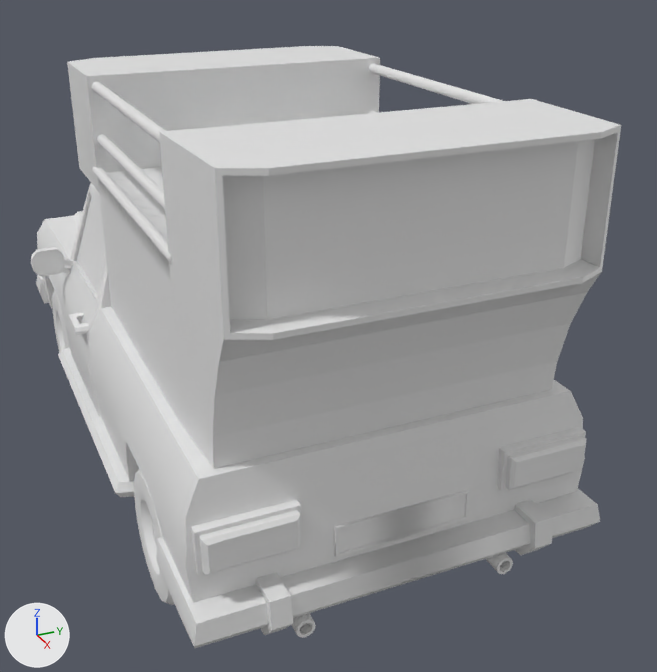
What one commit did to the FBX model O Desfile/Assets/Assets/Trio Eletrico3.fbx.
One viewpoint serves both versions: a camera (50 mm lens) standing at (13.1, -11.02, 3.51) and looking at (8.01, -8.73, 0.96). Every picture has the same lights, and +X, +Y and +Z are marked at lower left. Materials are left out; every surface is plain grey. Where no turn or scale is listed for an object, it has been applied to the vertices.

Script lines for the objects in view, before the commit:
```python
me_car_001 = bpy.data.meshes.new('Car.001')
me_car_001.from_pydata(...)  # 253 vertices, 246 faces; spans x -1.72..1.42, y -0.94..0.94, z -0.74..0.91
# faces by material slot: [234, 12]
me_car_001.materials.append(mat_base)
me_car_001.materials.append(mat_caixa_de_som)
me_car_8 = bpy.data.meshes.new('Car.8')
me_car_8.from_pydata(...)  # 2178 vertices, 2143 faces; spans x -2.21..2.77, y -1.25..1.34, z -0.87..0.84
me_car_8.materials.append(mat_car_8)
me_cylinder_003 = bpy.data.meshes.new('Cylinder.003')
me_cylinder_003.from_pydata(...)  # a 32-sided cylinder along x spanning x -0.87..0.87, y -0.03..0.03, z -0.03..0.03; a 32-sided cylinder along x spanning x -0.87..0.87, y 0.01..0.07, z 0.16..0.22; a 32-sided cylinder along x spanning x -0.87..0.87, y 0.01..0.07, z 0.46..0.53; a 32-sided cylinder along x spanning x -0.87..0.87, y 1.81..1.87, z -0.03..0.03; a 32-sided cylinder along x spanning x -0.87..0.87, y 1.78..1.84, z 0.16..0.22; a 32-sided cylinder along x spanning x -0.87..0.87, y 1.78..1.84, z 0.46..0.53
ob_car_body_001 = bpy.data.objects.new('Car body.001', me_car_001)
ob_car_body_001.location = (8.655, -9.152, 1.789)
ob_car_body_8 = bpy.data.objects.new('Car body.8', me_car_8)
ob_car_body_8.location = (7.284, -9.198, 1.156)
ob_cylinder = bpy.data.objects.new('Cylinder', me_cylinder_003)
ob_cylinder.location = (8.485, -10.074, 2.144)
# also in view: 'Car.8 left wheel.001' at (8.91, -9.96, 0.39)
```
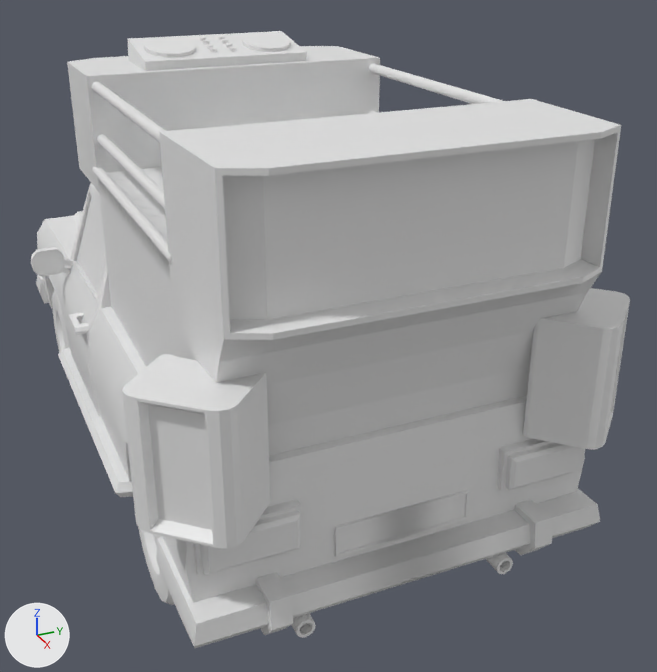
Diff of the bpy script that builds the scene:
```diff
--- a/O Desfile/Assets/Assets/Trio Eletrico3.fbx.py
+++ b/O Desfile/Assets/Assets/Trio Eletrico3.fbx.py
@@ me_cube_001 @@
+me_cube_001.from_pydata(...)  # 50 vertices, 38 faces; spans x -0.306..0.286, y -0.289..0.308, z -0.329..0.329
@@ me_cube_002 @@
+me_cube_002.from_pydata(...)  # 268 vertices, 156 faces; spans x -0.237..0.222, y -0.514..0.514, z -0.08..0.084
@@ me_cube @@
+me_cube.from_pydata(...)  # 50 vertices, 38 faces; spans x -0.306..0.286, y 1.691..2.288, z -0.329..0.329
@@ ob_caixadesom @@
+ob_caixadesom = bpy.data.objects.new('CaixadeSom', me_cube_001)
+ob_caixadesom.location = (9.811, -10.152, 1.442)
@@ ob_cube_001 @@
+ob_cube_001 = bpy.data.objects.new('Cube.001', me_cube_002)
+ob_cube_001.location = (7.397, -9.217, 2.759)
@@ ob_caixadesom_001 @@
+ob_caixadesom_001 = bpy.data.objects.new('CaixadeSom.001', me_cube)
+ob_caixadesom_001.location = (9.811, -10.152, 1.442)
```

Pixel boxes (x1, y1, x2, y2) of what changed, in the pictures (657 x 672 px):
'CaixadeSom', added
    after: (122, 354, 270, 548)
'CaixadeSom.001', added
    after: (523, 288, 630, 449)
'Cube.001', added
    after: (127, 31, 307, 71)
